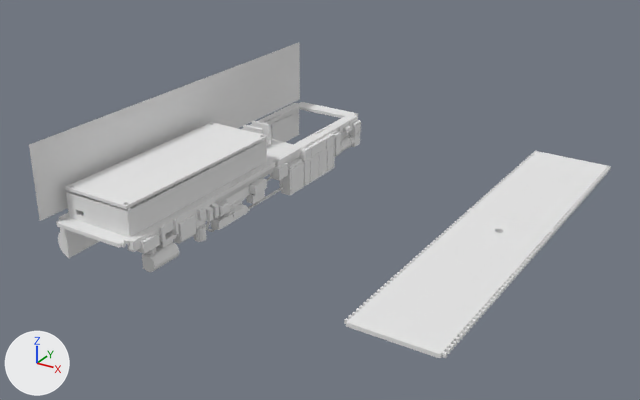
One commit to the Blender file chassis.blend: the scene before it, then after it.
Rendered twice from a camera (50 mm lens) standing at (13.41, -16.99, 10.26) and looking at (2.87, -0.42, 1.19). Arrows for +X, +Y and +Z are at lower left; the lights stay in place.

The older version as bpy lines, for what is in view:
```python
ob_chassis_electronics_lid = bpy.data.objects.new('Chassis Electronics Lid', me_cube_001)
ob_chassis_electronics_lid.location = (1.26, -3.25, 1.09)
ob_chassis_electronics_lid.rotation_euler = (-0.0000468, 3.142, -0.00711)  # degrees (0, 180, -0.4)
ob_chassis_electronics_lid.scale = (1.0, 1.0, 0.92)
ob_chassis_motor_left = bpy.data.objects.new('chassis_motor_left', me_chassis_motor_left)
ob_chassis_motor_left.location = (-1.61, 0.12, 2.29)
ob_chassis_motor_left.rotation_euler = (1.571, -0.00698, 4.711)  # degrees (90, -0.4, 270)
ob_chassis_motor_left.scale = (1.39, 1.85, 1.0)
ob_chassis_motor_side_left_rear = bpy.data.objects.new('Chassis Motor Side Left Rear', me_plane_000)
ob_chassis_motor_side_left_rear.location = (-1.42, 2.59, 0.31)
ob_chassis_motor_side_left_rear.rotation_euler = (0.0, -1.571, 3.142)  # degrees (0, -90, 180)
ob_chassis_motor_side_left_rear.scale = (1.0, 1.0, 0.908)
ob_chassis_motor_side_right_front = bpy.data.objects.new('Chassis Motor Side Right Front', me_plane_001)
ob_chassis_motor_side_right_front.location = (0.58, 2.59, 0.3)
ob_chassis_motor_side_right_front.rotation_euler = (0.0, -1.571, 3.142)  # degrees (0, -90, 180)
ob_chassis_motor_side_right_front.scale = (1.0, 1.0, -0.908)
# also in view: 'Chassis Motor Side Right Rear' at (0.71, 2.92, 0.74); 'Chassis Electronics Box' at (-0.42, -2.01, 1.58); 'Chassis Motor Side Left Front' at (-1.57, -1.87, 0.74); 'Chassis Undriven Base Part B' at (7.25, 3.07, 1.23); 'Chassis Battery Holder' at (-0.42, 3.05, 1.55)
```
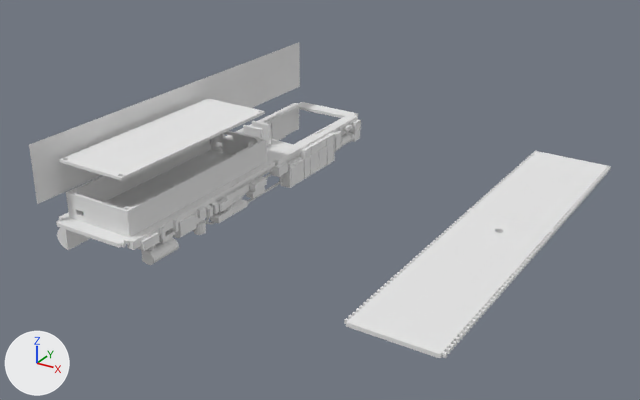
Boxes [x1, y1, x2, y2] around the edits, measured in the pictures (640 x 400 px; the box of a moved part takes in the faces that stretch with it):
'chassis_motor_left', reshaped (9% shorter): before [29, 42, 300, 221]; after [29, 42, 300, 204]
'Chassis Electronics Lid', moved: before [65, 122, 268, 209]; after [59, 99, 265, 181]
'Chassis Motor Side Right Front', reshaped (6% shorter): before [127, 161, 283, 272]; after [127, 161, 282, 265]
part 2 of me_plane_001, moved or reshaped: before [128, 169, 283, 272]; after [127, 169, 282, 265]

Diff of the bpy script that builds the scene:
```diff
--- a/chassis.blend.py
+++ b/chassis.blend.py
@@ me_chassis_motor_left @@
 me_chassis_motor_left.from_pydata(...)  # 4 vertices, 1 face; spans x -3.81..3.81, y -0.5..0.5, z 0.0
 # used by ob_chassis_motor_left; location = (-1.61, 0.12, 2.29); rotation_euler = (1.571, -0.00698, 4.711), in degrees (90, -0.4, 270); scale = (1.39, 1.85, 1.0)
-me_chassis_motor_left.vertices[0].co = (-3.81, -0.5, 0.0)  # pixel (299, 99)
-me_chassis_motor_left.vertices[1].co = (3.81, -0.5, 0.0)  # pixel (39, 221)
+# me_chassis_motor_left part 1
+me_chassis_motor_left.vertices[0].co = (-3.8, -0.27, 0.0)  # pixel (299, 86)
+me_chassis_motor_left.vertices[1].co = (3.81, -0.27, 0.0)  # pixel (37, 204)
 me_chassis_motor_left.materials.append(mat_chassis_motor_left)
@@ me_plane_001 @@
 # used by ob_chassis_motor_side_right_front; location = (0.58, 2.59, 0.3); rotation_euler = (0.0, -1.571, 3.142), in degrees (0, -90, 180); scale = (1.0, 1.0, -0.908)
-me_plane_001.from_pydata(...)  # 3166 vertices, 2000 faces, 1 loose edge; spans x -0.06..1.0, y 1.35..7.26, z -0.37..0.04
+me_plane_001.from_pydata(...)  # 3131 vertices, 1968 faces; spans x 0.16..1.0, y 1.35..7.26, z -0.37..0.04
+# me_plane_001 part 2: 161 vertices moved from x 0.08..0.92, y 1.85..7.26, z -0.3..0.04 to x 0.23..0.94, y 1.85..7.26, z -0.3..0.04; 1378 vertices removed from x -0.06..0.91, y 1.35..7.26, z -0.37..0.03; 1343 vertices added at x 0.16..0.93, y 1.35..7.26, z -0.37..0.03
@@ ob_chassis_electronics_lid @@
 ob_chassis_electronics_lid = bpy.data.objects.new('Chassis Electronics Lid', me_cube_001)
-ob_chassis_electronics_lid.location = (1.26, -3.25, 1.09)
+ob_chassis_electronics_lid.location = (1.19, -3.25, 1.75)
 ob_chassis_electronics_lid.rotation_euler = (-0.0000468, 3.142, -0.00711)  # degrees (0, 180, -0.4)
```
